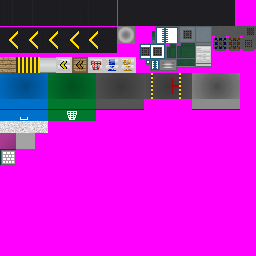
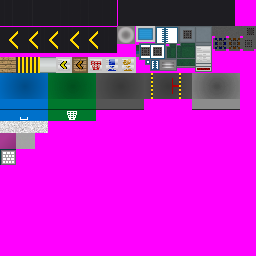
Revision of a layered w=256, h=256 image; what changed, layer by layer:
painted on "Color" over [136,26,212,72]
